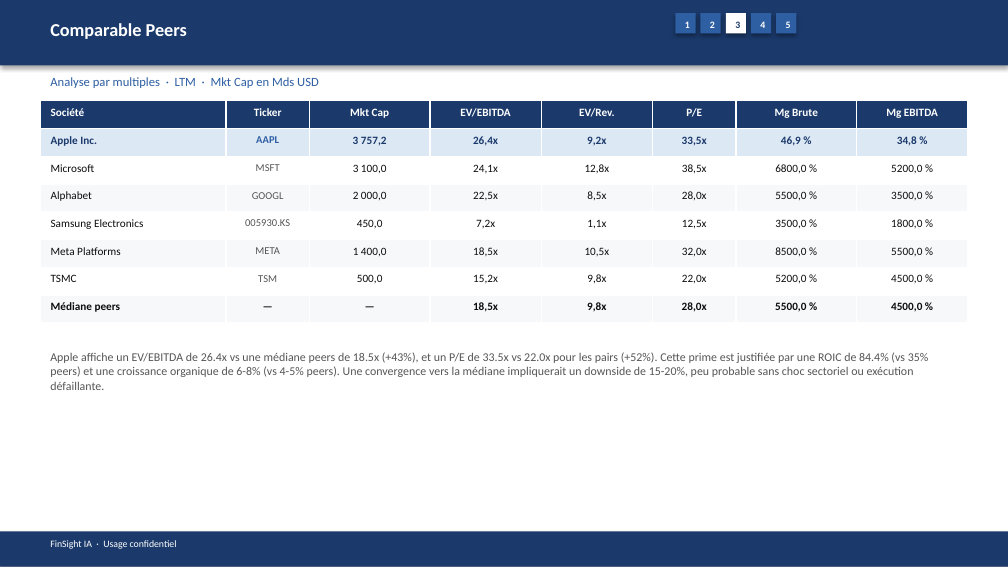
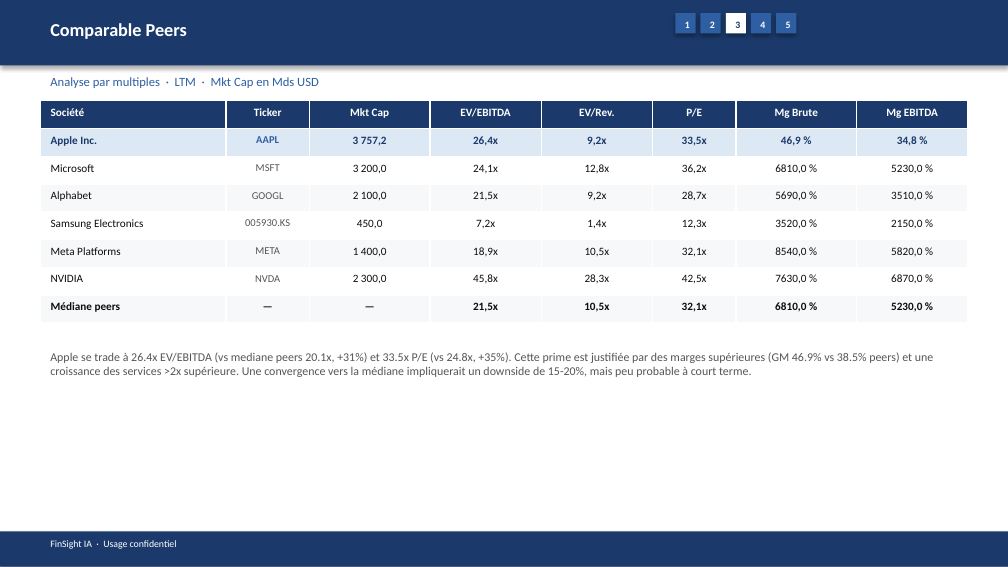
Before and after one commit to baptistejeh07-art/finsight-ia, a slide deck: slide 13 of preview/AAPL/AAPL_pitchbook.pptx. Drawn at 1008x567 pixels with LibreOffice and Linux fonts; fonts in the diff are those of the drawing. Boxes give left, top, right and bottom in pixels: in the first picture for what was removed or moved away, otherwise in the second. Text is boxed around its words. In the diff, an @@ line names an element or a change of style, - is before the commit and + after.

```diff
--- a/preview/AAPL/AAPL_pitchbook.pptx
+++ b/preview/AAPL/AAPL_pitchbook.pptx
@@ table at (40,101,968,323) @@
-row 3: Microsoft | MSFT | 3 100,0 | 24,1x | 12,8x | 38,5x | 6800,0 % | 5200,0 %
+row 3: Microsoft | MSFT | 3 200,0 | 24,1x | 12,8x | 36,2x | 6810,0 % | 5230,0 %
-row 4: Alphabet | GOOGL | 2 000,0 | 22,5x | 8,5x | 28,0x | 5500,0 % | 3500,0 %
+row 4: Alphabet | GOOGL | 2 100,0 | 21,5x | 9,2x | 28,7x | 5690,0 % | 3510,0 %
-row 5: Samsung Electronics | 005930.KS | 450,0 | 7,2x | 1,1x | 12,5x | 3500,0 % | 1800,0 %
+row 5: Samsung Electronics | 005930.KS | 450,0 | 7,2x | 1,4x | 12,3x | 3520,0 % | 2150,0 %
-row 6: Meta Platforms | META | 1 400,0 | 18,5x | 10,5x | 32,0x | 8500,0 % | 5500,0 %
+row 6: Meta Platforms | META | 1 400,0 | 18,9x | 10,5x | 32,1x | 8540,0 % | 5820,0 %
-row 7: TSMC | TSM | 500,0 | 15,2x | 9,8x | 22,0x | 5200,0 % | 4500,0 %
+row 7: NVIDIA | NVDA | 2 300,0 | 45,8x | 28,3x | 42,5x | 7630,0 % | 6870,0 %
-row 8: Médiane peers | — | — | 18,5x | 9,8x | 28,0x | 5500,0 % | 4500,0 %
+row 8: Médiane peers | — | — | 21,5x | 10,5x | 32,1x | 6810,0 % | 5230,0 %
@@ text at (50,352,933,377): text changed @@
-Apple affiche un EV/EBITDA de 26.4x vs une médiane peers de 18.5x (+43%), et un P/E de 33.5x vs 22.0x pour les pairs (+52%). Cette prime est justifiée par une ROIC de 84.4% (vs 35% peers) et une croissance organique de 6-8% (vs 4-5% peers). Une convergence vers la médiane impliquerait un downside de 15-20%, peu probable sans choc sectoriel ou exécution défaillante.
+Apple se trade à 26.4x EV/EBITDA (vs mediane peers 20.1x, +31%) et 33.5x P/E (vs 24.8x, +35%). Cette prime est justifiée par des marges supérieures (GM 46.9% vs 38.5% peers) et une croissance des services >2x supérieure. Une convergence vers la médiane impliquerait un downside de 15-20%, mais peu probable à court terme.
```
Also in this commit, not shown: 14 other slides changed, 4 other files.
